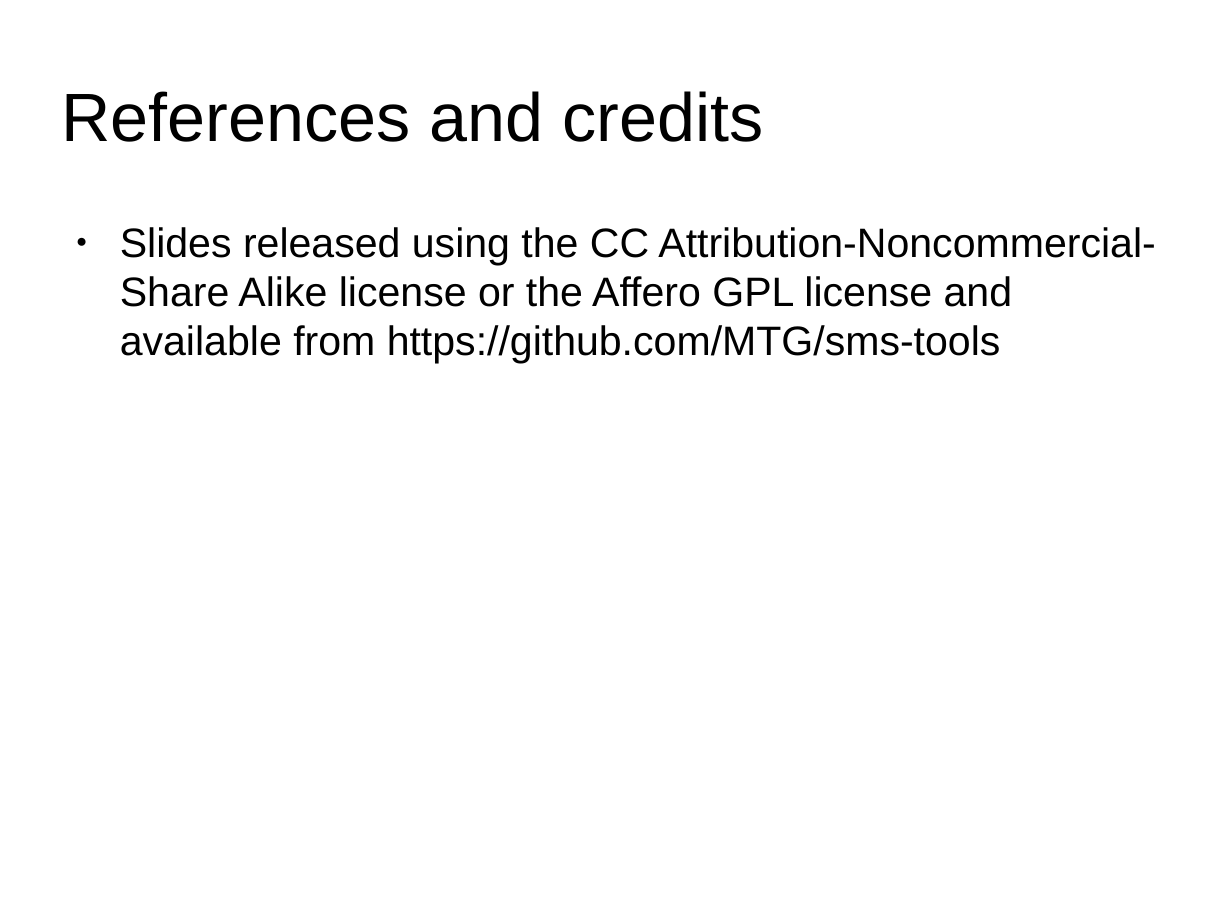
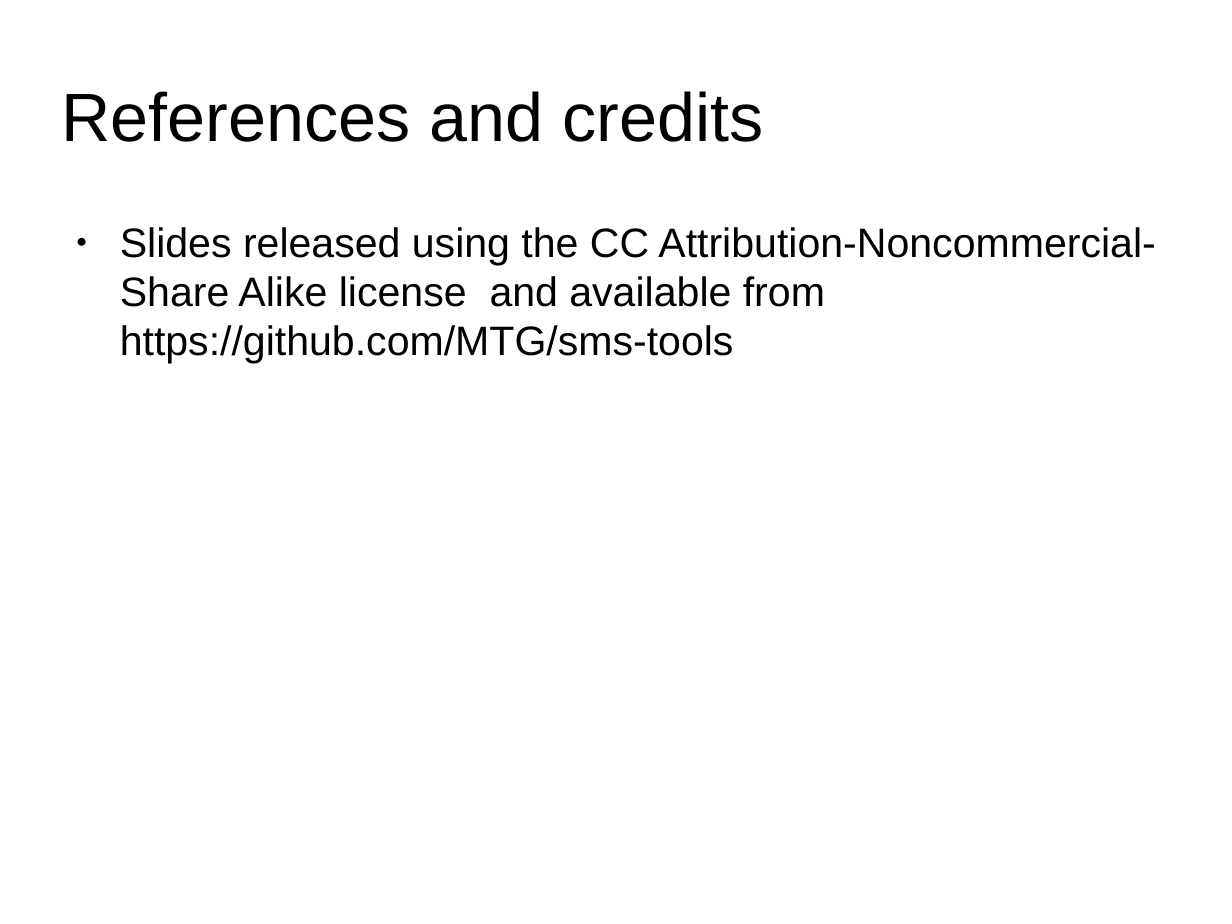
Before and after one commit to MTG/sms-tools, a slide deck: slide 12 of lectures/1-Introduction/Course-outline.odp. Drawn at 1232x924 pixels with LibreOffice and Linux fonts; fonts in the diff are those of the drawing. Boxes give left, top, right and bottom in pixels: in the first picture for what was removed or moved away, otherwise in the second. Text is boxed around its words. In the diff, an @@ line names an element or a change of style, - is before the commit and + after.

```diff
--- a/lectures/1-Introduction/Course-outline.odp
+++ b/lectures/1-Introduction/Course-outline.odp
@@ text at (120,227,1155,364): text changed @@
-● Slides released using the CC Attribution-Noncommercial-Share Alike license or the Affero GPL license and available from https://github.com/MTG/sms-tools
+● Slides released using the CC Attribution-Noncommercial-Share Alike license and available from https://github.com/MTG/sms-tools
```
Also in this commit, not shown: 2 other slides changed, 5 other files.
